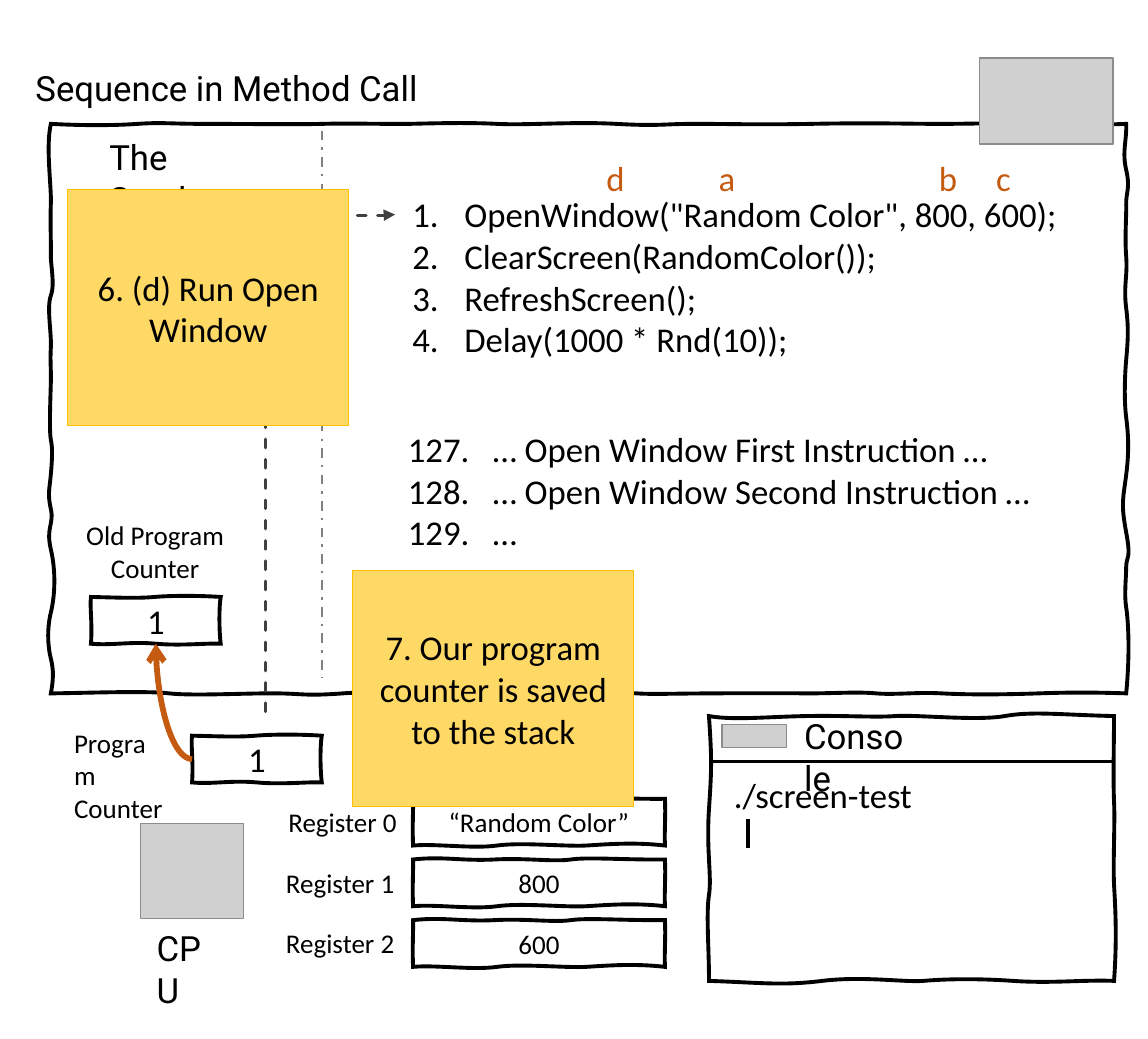
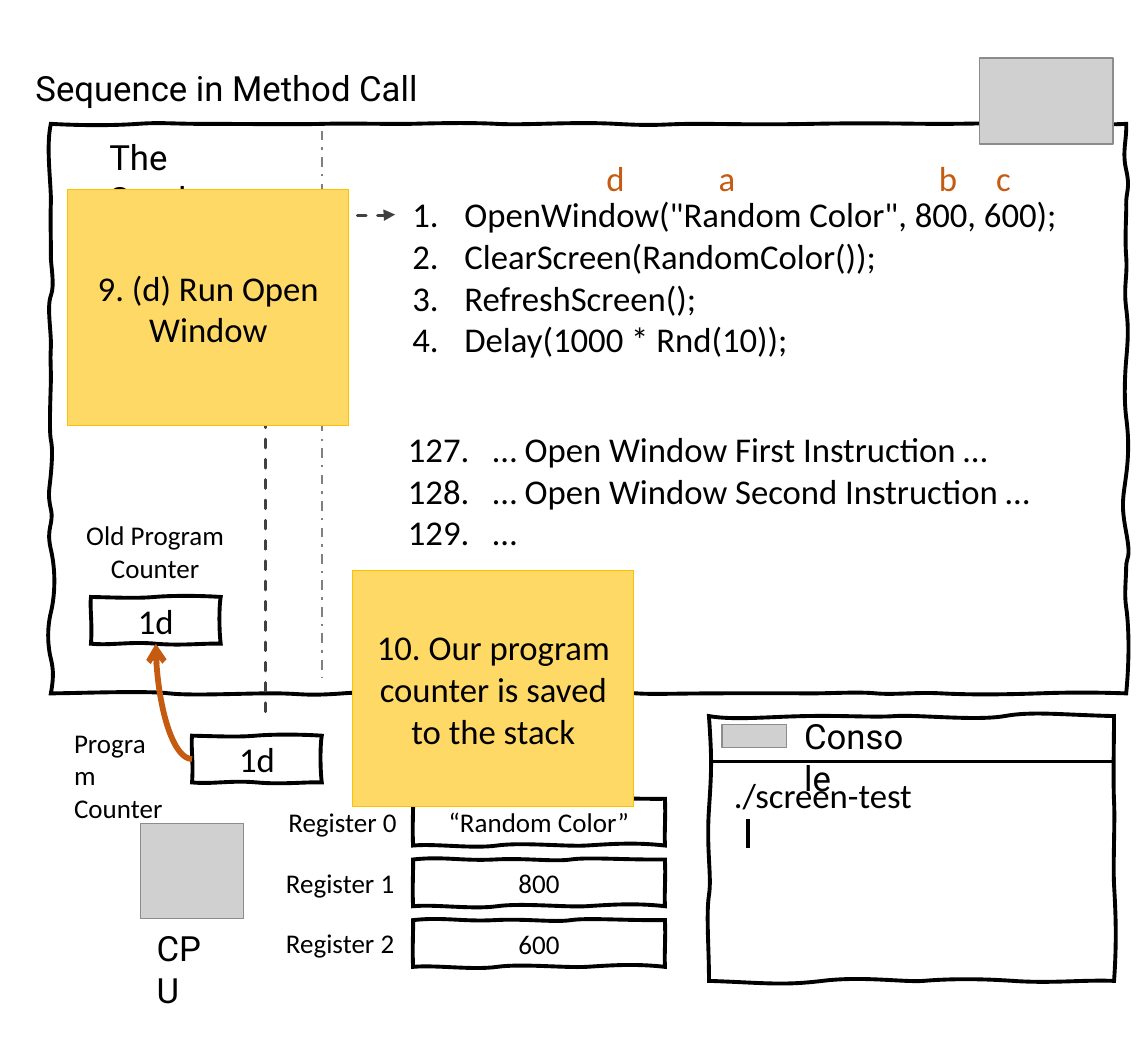
Before and after one commit to splashkit/the-programmers-field-guide, a slide deck: slide 5 of resources/ppt-slides/sequence-data-method-call.pptx. Drawn at 1148x1039 pixels with LibreOffice and Linux fonts; fonts in the diff are those of the drawing; grey boxes stand for pictures; background and template pictures are left out. Boxes give left, top, right and bottom in pixels: in the first picture for what was removed or moved away, otherwise in the second. Text is boxed around its words. In the diff, an @@ line names an element or a change of style, - is before the commit and + after.

```diff
--- a/resources/ppt-slides/sequence-data-method-call.pptx
+++ b/resources/ppt-slides/sequence-data-method-call.pptx
@@ text in rectangle at box(98, 276, 319, 343): text changed @@
-6. (d) Run Open Window
+9. (d) Run Open Window
@@ text in freeform shape at box(138, 610, 174, 642): text changed @@
-1
+1d
@@ text in rectangle at box(377, 637, 610, 745): text changed @@
-7. Our program counter is saved to the stack
+10. Our program counter is saved to the stack
@@ text in freeform shape at box(239, 748, 275, 781): text changed @@
-1
+1d
```
Also in this commit, not shown: 7 other slides changed, 15 other files.
